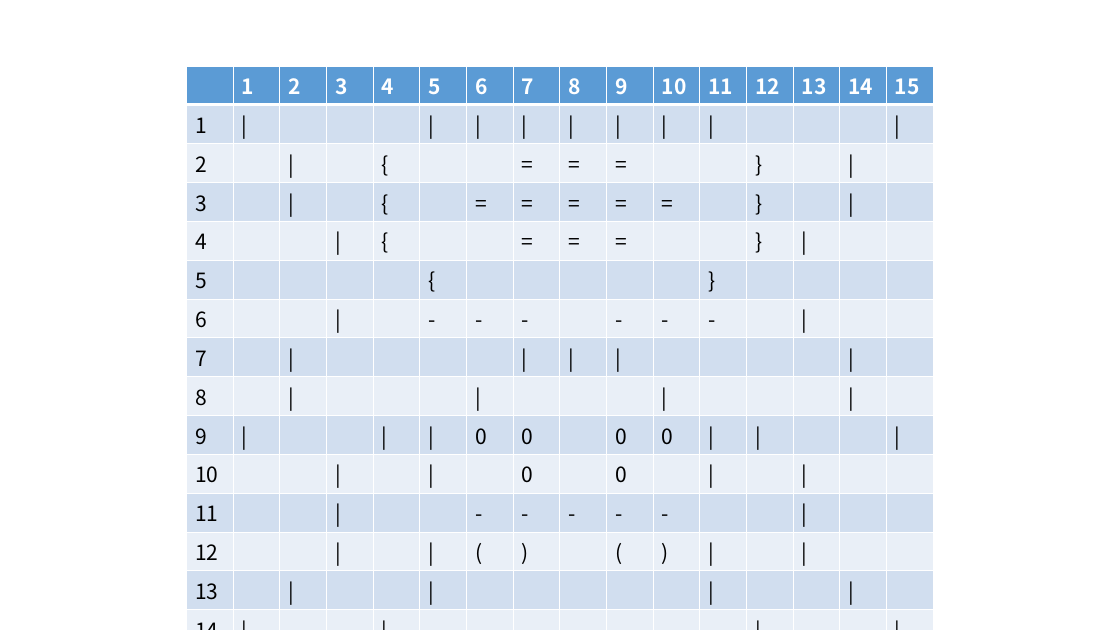
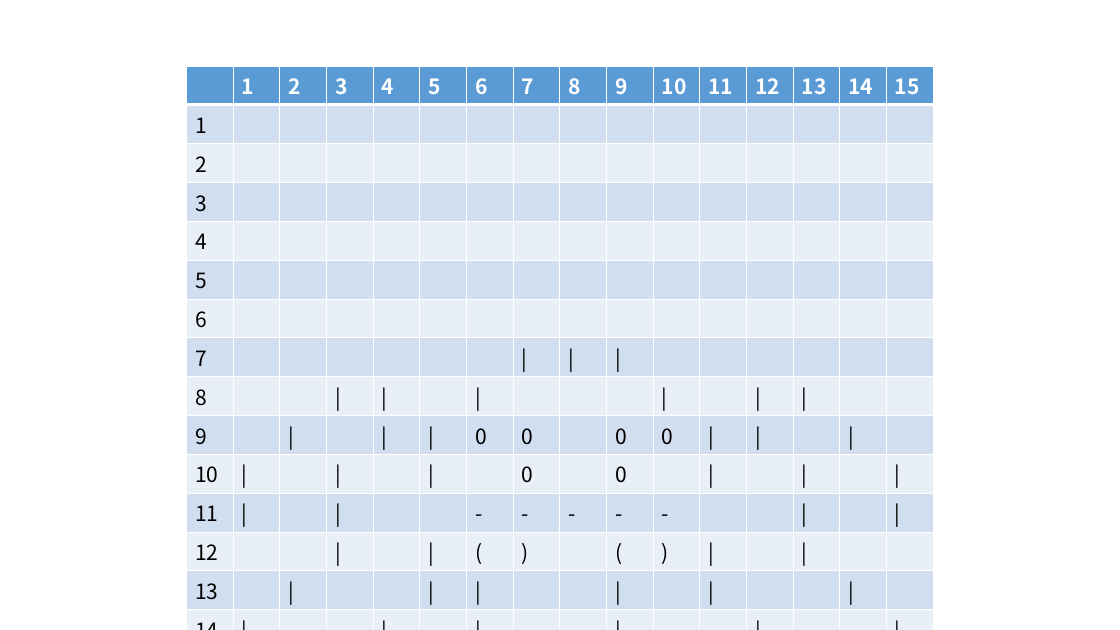
Before and after one commit to xchxn/teamMissile, a slide deck: slide 1 of 새끼거미 디자인.pptx. Drawn at 1120x630 pixels with LibreOffice and Linux fonts; fonts in the diff are those of the drawing. Boxes give left, top, right and bottom in pixels: in the first picture for what was removed or moved away, otherwise in the second. Text is boxed around its words. In the diff, an @@ line names an element or a change of style, - is before the commit and + after.

Commit message:
a
a

```diff
--- a/새끼거미 디자인.pptx
+++ b/새끼거미 디자인.pptx
@@ table at [187,66,939,612] @@
-row 2: 1 | | |  |  |  | | | | | | | | | | | | | | |  |  |  | |
+row 2: 1 |  |  |  |  |  |  |  |  |  |  |  |  |  |  | 
-row 3: 2 |  | | |  | { |  |  | = | = | = |  |  | } |  | | | 
+row 3: 2 |  |  |  |  |  |  |  |  |  |  |  |  |  |  | 
-row 4: 3 |  | | |  | { |  | = | = | = | = | = |  | } |  | | | 
+row 4: 3 |  |  |  |  |  |  |  |  |  |  |  |  |  |  | 
-row 5: 4 |  |  | | | { |  |  | = | = | = |  |  | } | | |  | 
+row 5: 4 |  |  |  |  |  |  |  |  |  |  |  |  |  |  | 
-row 6, column 6: {
+row 6, column 6: 
-row 6, column 12: }
+row 6, column 12: 
-row 7: 6 |  |  | | |  | - | - | - |  | - | - | - |  | | |  | 
+row 7: 6 |  |  |  |  |  |  |  |  |  |  |  |  |  |  | 
-row 8, column 3: |
+row 8, column 3: 
-row 8, column 15: |
+row 8, column 15: 
-row 9: 8 |  | | |  |  |  | | |  |  |  | | |  |  |  | | | 
+row 9: 8 |  |  | | | | |  | | |  |  |  | | |  | | | | |  | 
-row 10: 9 | | |  |  | | | | | 0 | 0 |  | 0 | 0 | | | | |  |  | |
+row 10: 9 |  | | |  | | | | | 0 | 0 |  | 0 | 0 | | | | |  | | | 
-row 11, column 2: 
+row 11, column 2: |
-row 11, column 16: 
+row 11, column 16: |
-row 12, column 2: 
+row 12, column 2: |
-row 12, column 16: 
+row 12, column 16: |
-row 14, column 7: 
+row 14, column 7: |
-row 14, column 10: 
+row 14, column 10: |
-row 15, column 7: 
+row 15, column 7: |
-row 15, column 10: 
+row 15, column 10: |
-row 16, column 6: 
+row 16, column 6: |
-row 16, column 11: 
+row 16, column 11: |
```
